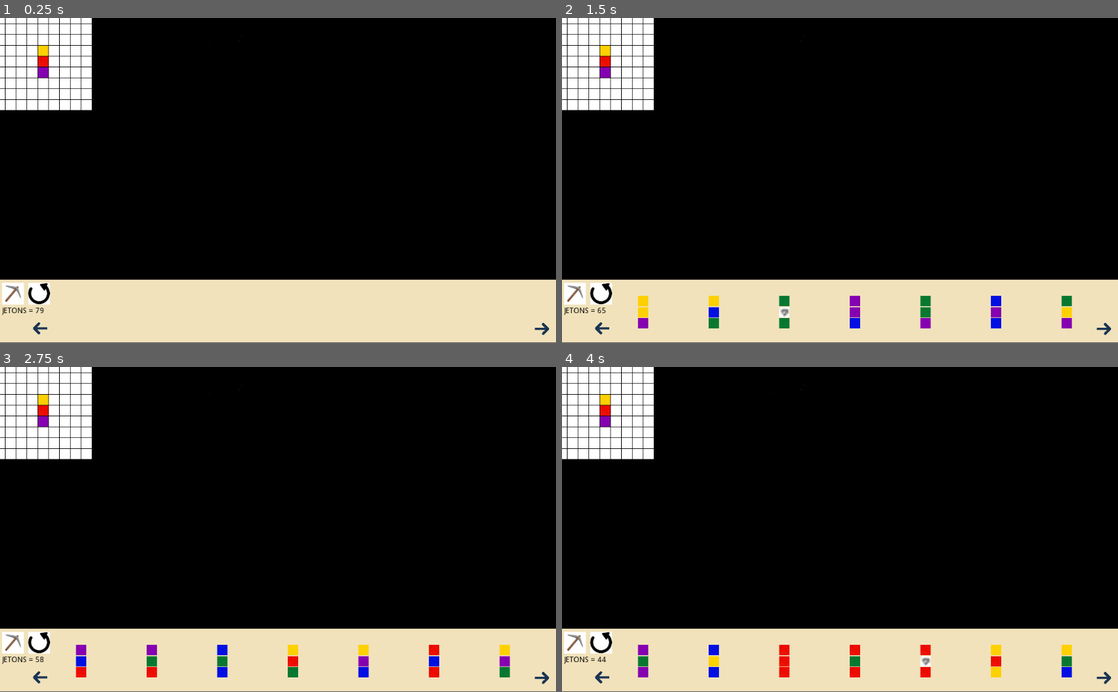
Above: before the commit, frames 1-4 (two rows, left to right).
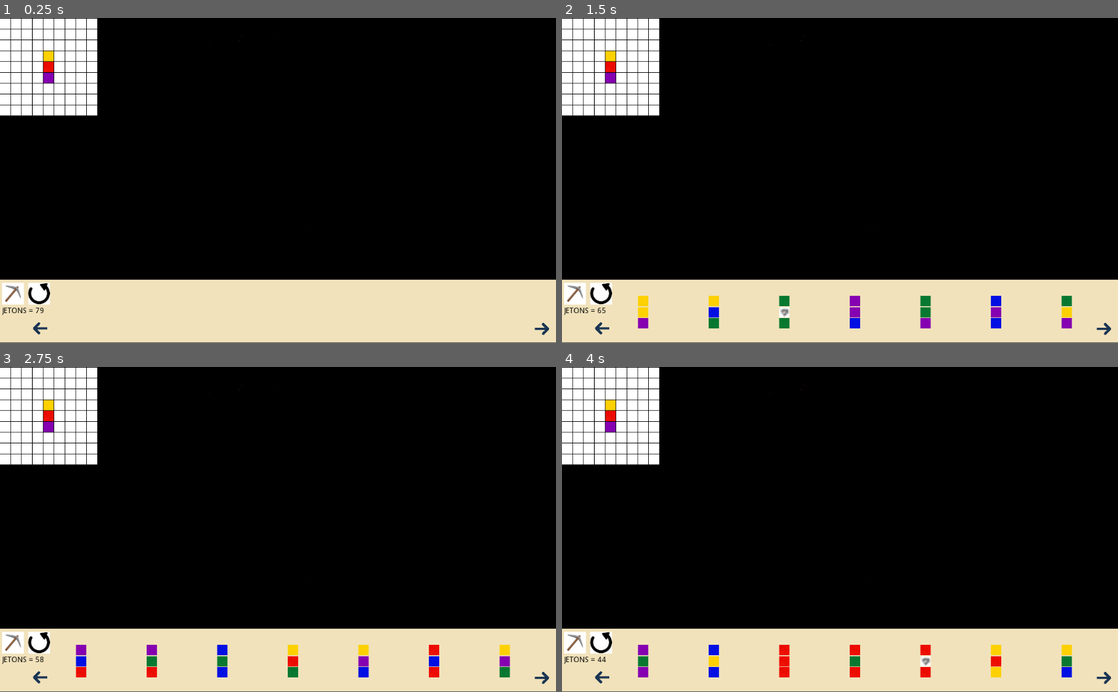
Above: after the commit, the same moments.

Repository: tartempion-sdr/chromino-V2
Game: Godot game, scene res://Node2D.tscn
The game is run twice, just before and just after one commit, with the same random seed, the same clock (stepped at 60 frames per second) and the same inputs.
Inputs:
- Up to frame 1 (0.25 s): no input
- Up to frame 2 (1.5 s): click "JETONS = 79" at 0.5 s; click "JETONS = 72" at 1.25 s
- Up to frame 3 (2.75 s): click "JETONS = 65" at 2 s
- Up to frame 4 (4 s): click "JETONS = 58" at 2.75 s; click "JETONS = 51" at 3.5 s

The runs differ from the first frame. In frame 1, 2.3% of the frame differs, in the area x 0-18%, y 0-31%; in frame 2, 2.3%; in frame 3, 2.3%; in frame 4, 2.3%.

Commit message:
conpare autour pre-validation de depot de jetons sur la plateau

Diff:
--- a/Node2D.gd
+++ b/Node2D.gd
@@ -9,8 +9,8 @@
 var plateau_x
 var plateau_y
 var child_2
-var x = 0
-var y = 0
+var x = 10
+var y = 10
 var num = 2
 var jeton_child = 83
 var verticale = "verticale"
--- a/Plateau.tscn
+++ b/Plateau.tscn
@@ -3,7 +3,7 @@
 [ext_resource path="res://assets/colors/carre-blanc.png" type="Texture" id=2]
 
 [sub_resource type="RectangleShape2D" id=1]
-extents = Vector2( 6.73122, 7.00884 )
+extents = Vector2( 2.63647, 3.22907 )
 
 [node name="Plateau" type="Area2D" groups=[
 "plateau",
--- a/jetons.gd
+++ b/jetons.gd
@@ -3,8 +3,12 @@
 var screen_limits = Rect2(Vector2(0, 0), Vector2(1280, 720))  # Ajuste ces valeurs selon la taille de ta scène
 var move_child = false
 var boolarea = false
-
+var list_collision_dessous_jeton = []
+var liste_colision_autour = []
 var collision_count = 0
+var collision_autour_count = 0
+var area_autour
+var suite = false
 
 var joker = preload("res://assets/colors/joker.jpg")
 var jaune = preload("res://assets/colors/jaune.jpg")
@@ -16,8 +20,9 @@
 
 
 func _ready():
-	 connect("area_entered", self, "_on_jetons_area_entered")
-
+	connect("area_entered", self, "_on_jetons_area_entered")
+	connect("area_entered", self, "_on_verifieautour_area_entered")
+	pass
 
 func _physics_process(delta):
 	if move_child:
@@ -44,6 +49,7 @@
 	move_child = true
 
 
+
 func _on_TextureButton_button_up():
 	move_child = false
 
@@ -51,25 +57,46 @@
 func _on_jetons_area_entered(area):
 
 	if area.is_in_group("plateau"):
-		print("entrer")
+
 		var node2d_jeton = self  # Le `Node2D` du jeton
 		var node2d_plateau = area  # Le `Node2D` du plateau
-		print("Collision entre : ", node2d_jeton, " et ", node2d_plateau)
-		print(node2d_plateau.get_child(0))
+		#print("Collision entre : ", node2d_jeton, " et ", node2d_plateau)
+		list_collision_dessous_jeton.append(node2d_plateau.get_child(0).texture.get_path())
 
 		if  node2d_plateau.get_child(0).texture == blanc :
 			collision_count += 1
-			print("collision blanc " + str(collision_count))
+
 
 			if collision_count == 3:
 				print("collision blanc " + str(collision_count))
-				verifie_autour()
-
-func verifie_autour():
-	pass
-
-
+				print("valide jeton " + str(list_collision_dessous_jeton))
 
 func _on_jetons_area_exited(area):
 	collision_count = 0
 	print("collision blanc " + str(collision_count))
+	list_collision_dessous_jeton.clear()
+
+
+func _on_verifieautour_area_entered(area_autour):
+
+	if area_autour.is_in_group("plateau"):
+		var node2d_jeton_autour = self  # Le `Node2D` du jeton
+		var node2d_plateau = area_autour  # Le `Node2D` du plateau
+		print("couleurs " + str(node2d_plateau.get_child(0).texture.get_path()))
+		liste_colision_autour.append(node2d_plateau.get_child(0).texture.get_path())
+
+		if len(liste_colision_autour) == 8:
+			print(liste_colision_autour)
+			compare_autour()
+
+
+func _on_verifieautour_area_exited(area_autour):
+	collision_autour_count = 0
+	#print("3collision autour " + str(collision_autour_count))
+	liste_colision_autour.clear()
+
+func compare_autour():
+	print("valide jeton " + str(list_collision_dessous_jeton))
+	print("compare_autour")
+	#for a in liste_colision_autour:
+		#if a ==
--- a/jetons.tscn
+++ b/jetons.tscn
@@ -109,3 +109,5 @@
 [connection signal="area_exited" from="Area2D/jetons" to="." method="_on_jetons_area_exited"]
 [connection signal="button_down" from="Area2D/jetons/TextureButton" to="." method="_on_TextureButton_button_down"]
 [connection signal="button_up" from="Area2D/jetons/TextureButton" to="." method="_on_TextureButton_button_up"]
+[connection signal="area_entered" from="Area2D/verifieautour" to="." method="_on_verifieautour_area_entered"]
+[connection signal="area_exited" from="Area2D/verifieautour" to="." method="_on_verifieautour_area_exited"]
